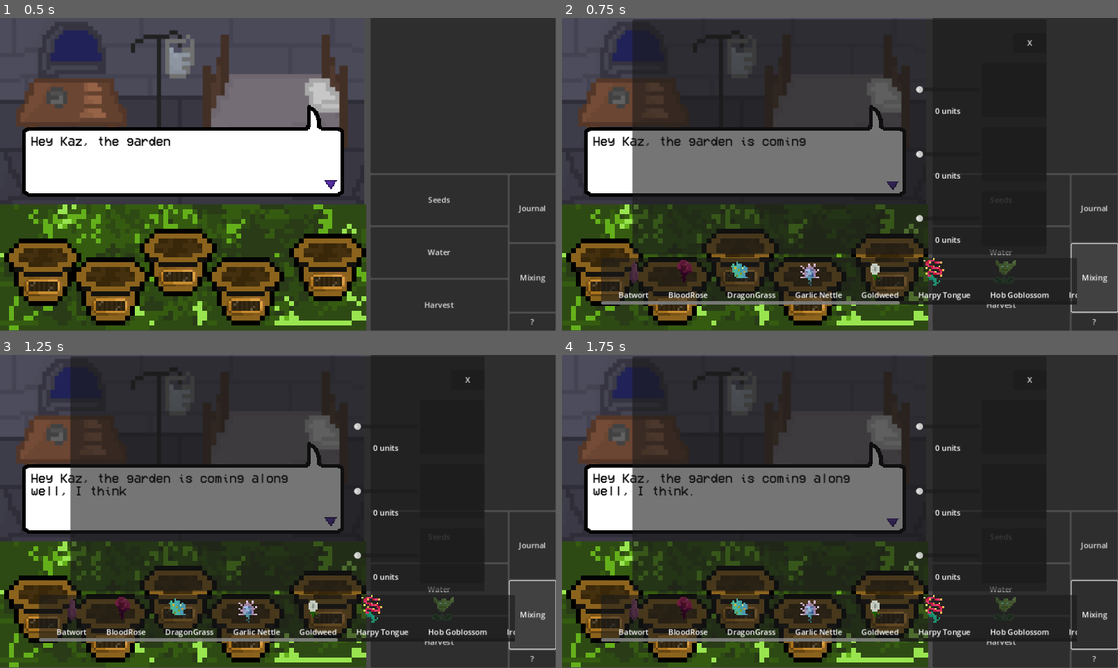
Above: before the commit, frames 1-4 (two rows, left to right).
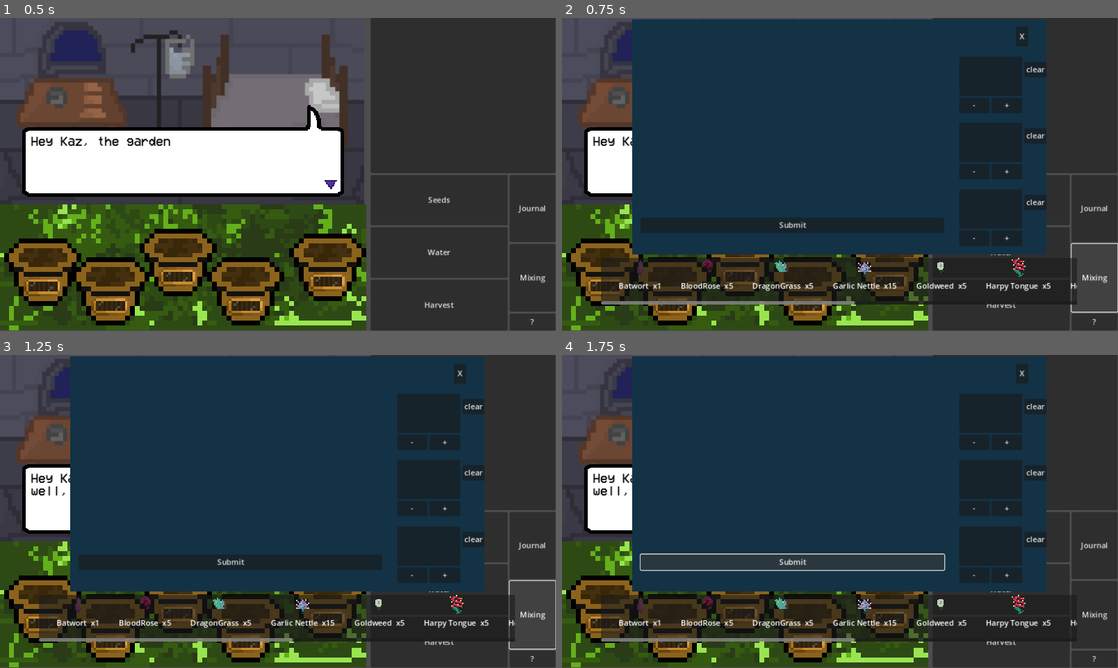
Above: after the commit, the same moments.

Repository: Chasmessian/Shadow-Alchemy
Game: Godot game, scene res://world.tscn
Same seed, same stepped clock (60 frames per second), same inputs: the game is played once before the commit and once after it.
Inputs (mouse positions are in pixels of both pictures, inside the frame that each line leads up to):
- Up to frame 1 (0.5 s): no input
- Up to frame 2 (0.75 s): click "Mixing" at 0.5 s
- Up to frame 3 (1.25 s): no input
- Up to frame 4 (1.75 s): click (789, 561) at 1.25 s, where only the run after the commit has a clickable "Submit"

Frame 1 is identical in both runs. In frame 2, 48% of the frame differs, in the area x 10-93%, y 0-92%; in frame 3, 48%; in frame 4, 50%, in the area x 10-100%, y 0-95%.

Commit message:
can add and subtract ingredients from the mixing menu

Diff:
--- a/UI/MixingScene/Mixing.gd
+++ b/UI/MixingScene/Mixing.gd
@@ -7,12 +7,14 @@
 @onready var ingredientSlots = [$"VBoxContainer/HBoxContainer/Mixing Panel/HBoxContainer/Slots/Mixing Slot",$"VBoxContainer/HBoxContainer/Mixing Panel/HBoxContainer/Slots/Mixing Slot2", $"VBoxContainer/HBoxContainer/Mixing Panel/HBoxContainer/Slots/Mixing Slot3"]
 
 func _ready():
+	for i in ingredientSlots:
+		i.subtracted.connect(slotSubtracted)
 	#testing purposes
-
+	#
 	Inventory.add(Batwort, 1)
 	Inventory.add(BloodRose, 5)
 	Inventory.add(DragonGrass, 5)
-	Inventory.add(GarlicNettle, 5)
+	Inventory.add(GarlicNettle, 15)
 	Inventory.add(GoldWeed,5)
 	Inventory.add(HarpyTongue,5)
 	Inventory.add(HobGoblossom,5)
@@ -33,15 +35,22 @@
 	inventoryControl.add_child(load("res://UI/MixingScene/spacing.tscn").instantiate())
 	for i in Inventory.storage.keys():
 		if(Inventory.storage[i]!=0):
-			var slot = itemSlotScene.instantiate()
-			slot.ingredient = i
-			#print(i)
-			slot.drag.connect(drag)
-			inventoryControl.add_child(slot)
-			inventoryControl.add_child(load("res://UI/MixingScene/spacing.tscn").instantiate())
+			addSlot(i)
 
 
+func addSlot(i):
+	var slot = itemSlotScene.instantiate()
+	slot.ingredient = i
+	slot.name = str(i)
+			#print(i)
+	slot.drag.connect(drag)
+	inventoryControl.add_child(slot)
+	inventoryControl.add_child(load("res://UI/MixingScene/spacing.tscn").instantiate())
+
 func closeMenu():
+	for i in ingredientSlots:
+		if(i.storedIngredient!=null):
+			Inventory.add(i.storedIngredient, i.currentAmount)
 	World.instance.closeMenu()
 
 func drag(slot):
@@ -56,7 +65,7 @@
 
 func droppedDrag(node):
 	for i in ingredientSlots:
-		if(i.mouseInside):
+		if(i.mouseInside and i.storedIngredient == null):
 			i.dropIngredient(draggedSlot.ingredient)
 			node.queue_free()
 			draggedSlot.consumed()
@@ -70,5 +79,14 @@
 	draggedSlot.cancelDrag()
 	draggedIngredient = null
 
-func drop(ingredient):
-	pass
+func slotSubtracted(ingredient):
+	var inv = $VBoxContainer/InventoryHbox/PanelContainer/ScrollContainer/Inventory
+	for i in range(inv.get_child_count()):
+		if(inv.get_child(i).name == str(ingredient)):
+			return
+	addSlot(ingredient)
+
+
+
+func submit():
+	pass # Replace with function body.
--- a/UI/MixingScene/Mixing.tscn
+++ b/UI/MixingScene/Mixing.tscn
@@ -1,8 +1,11 @@
-[gd_scene load_steps=4 format=3 uid="uid://4fymu0qnsaxb"]
+[gd_scene load_steps=5 format=3 uid="uid://4fymu0qnsaxb"]
 
 [ext_resource type="Script" path="res://UI/MixingScene/Mixing.gd" id="1_p404o"]
 [ext_resource type="PackedScene" uid="uid://bm1wqssj1xhiv" path="res://UI/MixingScene/mixing_slot.tscn" id="2_3agj5"]
 [ext_resource type="PackedScene" uid="uid://csv8nc7vi11eo" path="res://UI/MixingScene/draggedItem.tscn" id="2_yvq50"]
+
+[sub_resource type="StyleBoxFlat" id="StyleBoxFlat_bi1rx"]
+bg_color = Color(0.0734939, 0.197779, 0.270075, 1)
 
 [node name="Mixing" type="Node2D"]
 script = ExtResource("1_p404o")
@@ -31,25 +34,50 @@
 size_flags_horizontal = 3
 size_flags_vertical = 3
 size_flags_stretch_ratio = 6.0
+theme_override_styles/panel = SubResource("StyleBoxFlat_bi1rx")
 
 [node name="HBoxContainer" type="HBoxContainer" parent="VBoxContainer/HBoxContainer/Mixing Panel"]
 layout_mode = 2
 
+[node name="Spacing2" type="Control" parent="VBoxContainer/HBoxContainer/Mixing Panel/HBoxContainer"]
+layout_mode = 2
+size_flags_horizontal = 3
+size_flags_stretch_ratio = 0.18
+
+[node name="Mortar and Pestle" type="VBoxContainer" parent="VBoxContainer/HBoxContainer/Mixing Panel/HBoxContainer"]
+layout_mode = 2
+size_flags_horizontal = 3
+size_flags_stretch_ratio = 8.7
+
+[node name="Spacing" type="Control" parent="VBoxContainer/HBoxContainer/Mixing Panel/HBoxContainer/Mortar and Pestle"]
+layout_mode = 2
+size_flags_vertical = 3
+
+[node name="Submit" type="Button" parent="VBoxContainer/HBoxContainer/Mixing Panel/HBoxContainer/Mortar and Pestle"]
+layout_mode = 2
+size_flags_vertical = 10
+text = "Submit"
+
+[node name="Spacing2" type="Control" parent="VBoxContainer/HBoxContainer/Mixing Panel/HBoxContainer/Mortar and Pestle"]
+layout_mode = 2
+size_flags_vertical = 3
+size_flags_stretch_ratio = 0.18
+
 [node name="Spacing" type="Control" parent="VBoxContainer/HBoxContainer/Mixing Panel/HBoxContainer"]
 layout_mode = 2
 size_flags_horizontal = 3
-size_flags_stretch_ratio = 6.03
+size_flags_stretch_ratio = 0.32
 
 [node name="Slots" type="VBoxContainer" parent="VBoxContainer/HBoxContainer/Mixing Panel/HBoxContainer"]
 layout_mode = 2
 size_flags_horizontal = 3
-size_flags_stretch_ratio = 2.8
+size_flags_stretch_ratio = 2.5
 
 [node name="Spacing8" type="Control" parent="VBoxContainer/HBoxContainer/Mixing Panel/HBoxContainer/Slots"]
 layout_mode = 2
 size_flags_horizontal = 3
 size_flags_vertical = 3
-size_flags_stretch_ratio = 0.23
+size_flags_stretch_ratio = 0.1
 
 [node name="Exit Button" type="HBoxContainer" parent="VBoxContainer/HBoxContainer/Mixing Panel/HBoxContainer/Slots"]
 layout_mode = 2
@@ -60,13 +88,19 @@
 layout_mode = 2
 size_flags_horizontal = 3
 size_flags_vertical = 3
-size_flags_stretch_ratio = 0.58
+size_flags_stretch_ratio = 0.85
 
 [node name="Exit" type="Button" parent="VBoxContainer/HBoxContainer/Mixing Panel/HBoxContainer/Slots/Exit Button"]
 layout_mode = 2
 size_flags_horizontal = 3
 size_flags_stretch_ratio = 0.2
 text = "X"
+
+[node name="Spacing9" type="Control" parent="VBoxContainer/HBoxContainer/Mixing Panel/HBoxContainer/Slots/Exit Button"]
+layout_mode = 2
+size_flags_horizontal = 3
+size_flags_vertical = 3
+size_flags_stretch_ratio = 0.25
 
 [node name="Spacing6" type="Control" parent="VBoxContainer/HBoxContainer/Mixing Panel/HBoxContainer/Slots"]
 layout_mode = 2
@@ -135,7 +169,7 @@
 [node name="Inventory" type="HBoxContainer" parent="VBoxContainer/InventoryHbox/PanelContainer/ScrollContainer"]
 clip_contents = true
 layout_mode = 2
-size_flags_horizontal = 3
+size_flags_horizontal = 2
 size_flags_vertical = 3
 
 [node name="Spacing3" type="Control" parent="VBoxContainer/InventoryHbox"]
@@ -149,4 +183,5 @@
 size_flags_vertical = 3
 size_flags_stretch_ratio = 0.5
 
+[connection signal="pressed" from="VBoxContainer/HBoxContainer/Mixing Panel/HBoxContainer/Mortar and Pestle/Submit" to="." method="submit"]
 [connection signal="pressed" from="VBoxContainer/HBoxContainer/Mixing Panel/HBoxContainer/Slots/Exit Button/Exit" to="." method="closeMenu"]
--- a/UI/MixingScene/itemSlot.gd
+++ b/UI/MixingScene/itemSlot.gd
@@ -1,22 +1,28 @@
 extends VBoxContainer
 @export var ingredient : Script = null
+var ingredientMade = null
 signal drag(ingred)
 func _ready():
-	var ingredientMade = ingredient.new()
+	ingredientMade = ingredient.new()
 	$TextureRect.texture = ingredientMade.texture
-	$RichTextLabel.text = ingredientMade.label
+	updateLabel()
 func _process(delta):
+	$Label.text = ingredientMade.label + "  x" + str(Inventory.storage[ingredient])
 	if(ingredient in Inventory.storage.keys()):
 		if(Inventory.storage[ingredient]<=0):
 			queue_free()
 
+func updateLabel():
+	$Label.text = ingredientMade.label + "  x" + str(Inventory.storage[ingredient])
 
 func _on_gui_input(event):
 	if(Input.is_action_just_pressed("click")):
 		drag.emit(self)
+		$Label.text = ingredientMade.label + "  x" + str(Inventory.storage[ingredient])
 		if(Inventory.storage[ingredient]==1):
 			hide()
 func cancelDrag():
 	visible = true
 func consumed():
 	Inventory.storage[ingredient]-=1
+	$Label.text = ingredientMade.label + "  x" + str(Inventory.storage[ingredient])
--- a/UI/MixingScene/itemSlot.tscn
+++ b/UI/MixingScene/itemSlot.tscn
@@ -6,20 +6,23 @@
 [node name="ItemSlot" type="VBoxContainer"]
 offset_right = 16.0
 offset_bottom = 43.0
-size_flags_horizontal = 3
+size_flags_horizontal = 0
 size_flags_vertical = 3
 script = ExtResource("1_s0iyx")
 
 [node name="TextureRect" type="TextureRect" parent="."]
 texture_filter = 1
 layout_mode = 2
+size_flags_horizontal = 4
 size_flags_vertical = 3
 texture = ExtResource("2_bkouo")
 expand_mode = 3
 stretch_mode = 4
 
-[node name="RichTextLabel" type="Label" parent="."]
+[node name="Label" type="Label" parent="."]
 layout_mode = 2
+size_flags_horizontal = 0
+size_flags_vertical = 3
 text = "ITEM"
 
 [connection signal="gui_input" from="." to="." method="_on_gui_input"]
--- a/UI/MixingScene/mixing_slot.gd
+++ b/UI/MixingScene/mixing_slot.gd
@@ -2,25 +2,23 @@
 var storedIngredient = null
 var currentAmount = 0
 var mouseInside : bool = false
+signal subtracted(ingredient) #when all resources of an ingredient are used, the inventory slot in mixing is removed, this is to ensure it comes back when subtracted
 func dropIngredient(ingredient):
 	print(ingredient)
 	storedIngredient = ingredient
 	var made = ingredient.new()
-	$Panel/TextureRect.texture = made.texture
+	currentAmount = 1
+	$VBoxContainer/Panel/TextureRect.texture = made.texture
+	$VBoxContainer/Label.visible = true
+	$VBoxContainer/Label.text = "1 units"
 func clearIngredient():
-	pass
-func _process(delta):
-	print(mouseInside)
-	if(storedIngredient == null):
-		return
-	if(storedIngredient in Inventory.storage.keys()):
-		$"Dose Slider".max_value = Inventory.storage[storedIngredient]
+	Inventory.add(storedIngredient, currentAmount)
+	subtracted.emit(storedIngredient)
+	storedIngredient = null
+	currentAmount = 0
+	$VBoxContainer/Panel/TextureRect.texture = null
+	$VBoxContainer/Label.hide()
 
-func _on_dose_slider_value_changed(value):
-	$"Dose Slider/Label".text = str(value) + " units"
-	if(storedIngredient in Inventory.storage.keys()):
-		Inventory.storage[storedIngredient] += currentAmount-value
-		currentAmount = value
 
 
 func _on_panel_mouse_entered():
@@ -28,3 +26,32 @@
 
 func _on_panel_mouse_exited():
 	mouseInside = false
+
+
+func subtract():
+	if(currentAmount>0):
+		Inventory.add(storedIngredient, 1)
+		subtracted.emit(storedIngredient)
+		currentAmount -= 1
+		$VBoxContainer/Label.text = str(currentAmount) + " units"
+		if(Inventory.storage[storedIngredient]==0):
+			$VBoxContainer/HBoxContainer/Subtract.hide()
+		if($VBoxContainer/HBoxContainer/Add.visible==false):
+			if(Inventory.storage[storedIngredient]>0):
+				$VBoxContainer/HBoxContainer/Add.visible = true
+		if(currentAmount==0):
+			$VBoxContainer/Label.hide()
+			clearIngredient()
+
+func add():
+	if(storedIngredient in Inventory.storage.keys()):
+		if(Inventory.storage[storedIngredient]>0):
+			Inventory.remove(storedIngredient, 1)
+			currentAmount +=1
+			$VBoxContainer/Label.text = str(currentAmount) + " units"
+			if(Inventory.storage[storedIngredient]==0):
+				$VBoxContainer/HBoxContainer/Add.visible = false
+			if($VBoxContainer/HBoxContainer/Subtract.visible == false):
+				if(currentAmount>0):
+					$VBoxContainer/HBoxContainer/Subtract.visible = true
+	pass # Replace with function body.
--- a/UI/MixingScene/mixing_slot.tscn
+++ b/UI/MixingScene/mixing_slot.tscn
@@ -9,39 +9,64 @@
 size_flags_vertical = 3
 script = ExtResource("1_1nfvx")
 
-[node name="Dose Slider" type="HSlider" parent="."]
+[node name="VBoxContainer" type="VBoxContainer" parent="."]
 layout_mode = 2
 size_flags_horizontal = 3
-size_flags_vertical = 1
-min_value = 1.0
-value = 1.0
-ticks_on_borders = true
+size_flags_stretch_ratio = 10.25
 
-[node name="Label" type="Label" parent="Dose Slider"]
-layout_mode = 1
-anchors_preset = 7
-anchor_left = 0.5
-anchor_top = 1.0
-anchor_right = 0.5
-anchor_bottom = 1.0
-offset_left = -20.0
-offset_top = -23.0
-offset_right = 20.0
-grow_horizontal = 2
-grow_vertical = 0
-text = "0 units
-"
-
-[node name="Panel" type="PanelContainer" parent="."]
+[node name="Panel" type="PanelContainer" parent="VBoxContainer"]
 layout_mode = 2
 size_flags_horizontal = 3
+size_flags_vertical = 3
+size_flags_stretch_ratio = 10.0
 
-[node name="TextureRect" type="TextureRect" parent="Panel"]
+[node name="TextureRect" type="TextureRect" parent="VBoxContainer/Panel"]
 texture_filter = 1
 layout_mode = 2
 expand_mode = 1
 stretch_mode = 5
 
-[connection signal="value_changed" from="Dose Slider" to="." method="_on_dose_slider_value_changed"]
-[connection signal="mouse_entered" from="Panel" to="." method="_on_panel_mouse_entered"]
-[connection signal="mouse_exited" from="Panel" to="." method="_on_panel_mouse_exited"]
+[node name="HBoxContainer" type="HBoxContainer" parent="VBoxContainer"]
+layout_mode = 2
+size_flags_vertical = 3
+
+[node name="Subtract" type="Button" parent="VBoxContainer/HBoxContainer"]
+layout_mode = 2
+size_flags_horizontal = 3
+text = "-"
+
+[node name="Add" type="Button" parent="VBoxContainer/HBoxContainer"]
+layout_mode = 2
+size_flags_horizontal = 3
+text = "+"
+
+[node name="Label" type="Label" parent="VBoxContainer"]
+visible = false
+layout_mode = 2
+size_flags_horizontal = 4
+text = "0 units
+"
+
+[node name="VBoxContainer2" type="VBoxContainer" parent="."]
+layout_mode = 2
+
+[node name="Control" type="Control" parent="VBoxContainer2"]
+layout_mode = 2
+size_flags_vertical = 3
+size_flags_stretch_ratio = 0.1
+
+[node name="Button" type="Button" parent="VBoxContainer2"]
+layout_mode = 2
+size_flags_horizontal = 4
+size_flags_vertical = 4
+text = "clear"
+
+[node name="Control2" type="Control" parent="VBoxContainer2"]
+layout_mode = 2
+size_flags_vertical = 3
+
+[connection signal="mouse_entered" from="VBoxContainer/Panel" to="." method="_on_panel_mouse_entered"]
+[connection signal="mouse_exited" from="VBoxContainer/Panel" to="." method="_on_panel_mouse_exited"]
+[connection signal="pressed" from="VBoxContainer/HBoxContainer/Subtract" to="." method="subtract"]
+[connection signal="pressed" from="VBoxContainer/HBoxContainer/Add" to="." method="add"]
+[connection signal="pressed" from="VBoxContainer2/Button" to="." method="clearIngredient"]
